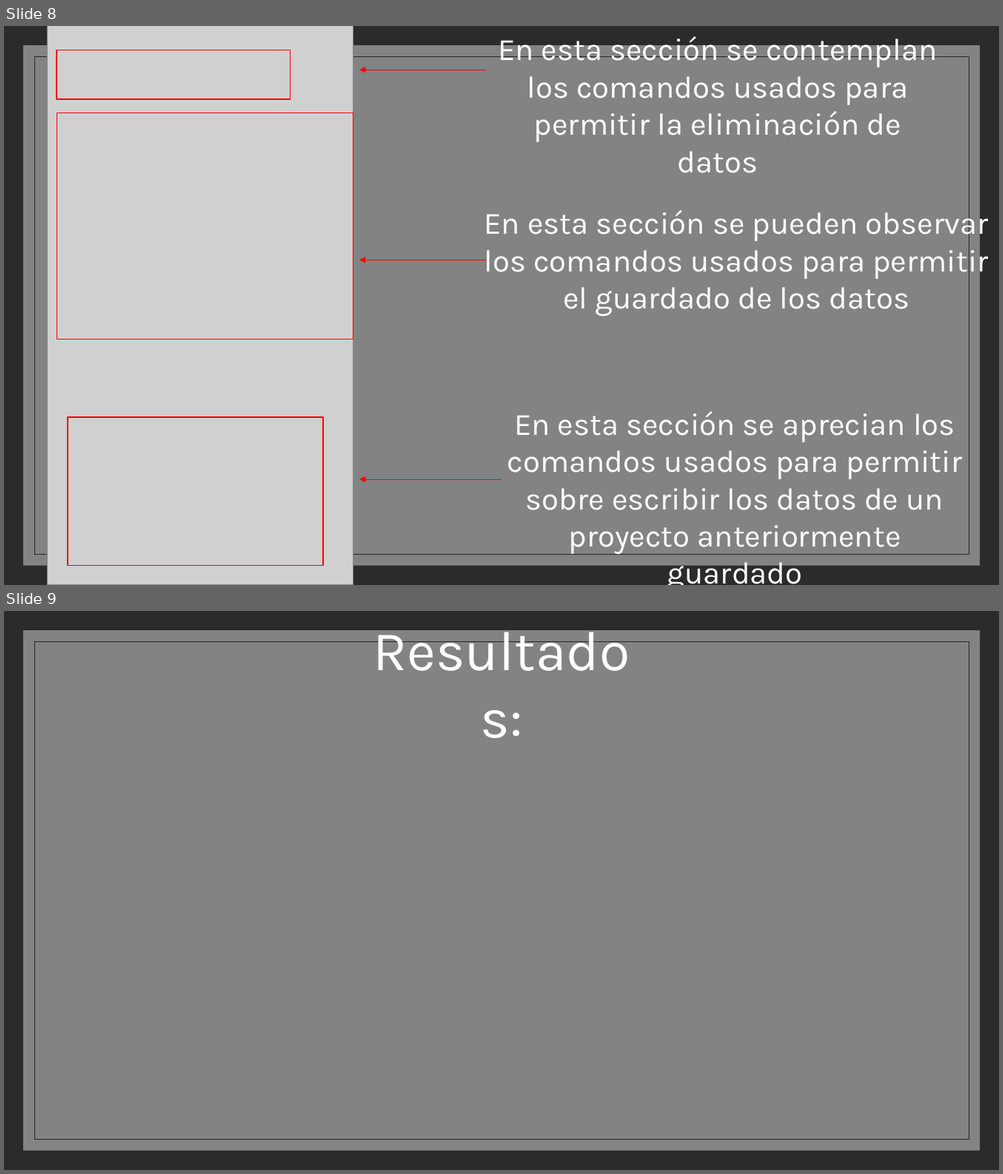
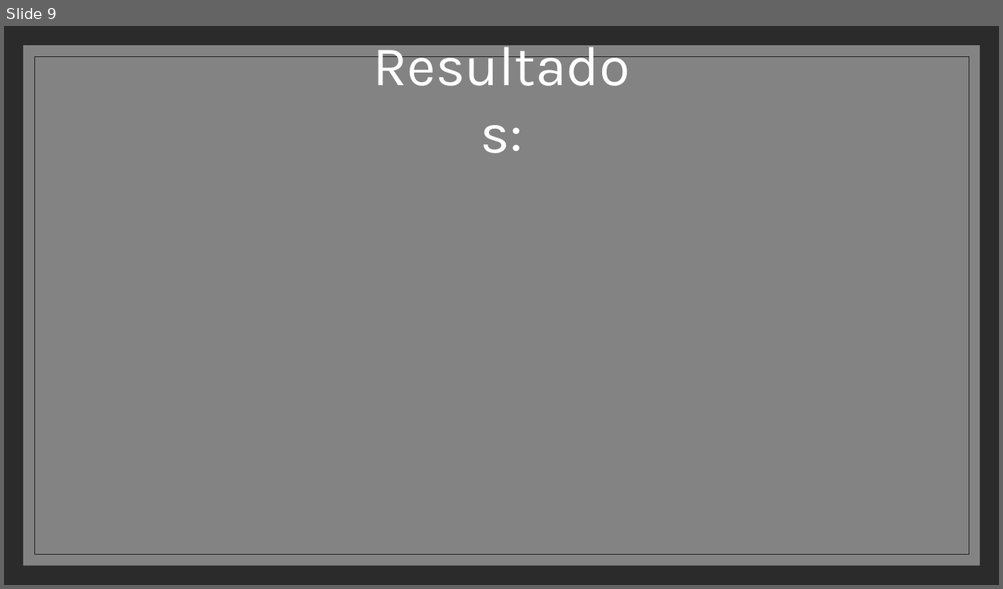
Before and after one commit to SIRVALICIO/TrabajoDeProgramacion, a slide deck: ptimera wpf/Proyecto de semestre.pptx. Shown one above the other, each under a label of ours: slides 8 and 9 before the commit, slide 9 after it. The pictures are 1003x1174 and 1003x589 pixels, drawn with LibreOffice and Linux fonts; fonts in the diff are those of the drawing; grey boxes stand for pictures; background and template pictures are left out; a plain dark background stands for a picture behind light text. Boxes give left, top, right and bottom in pixels: in the first picture for what was removed or moved away, otherwise in the second. Text is boxed around its words. In the diff, an @@ line names an element or a change of style, - is before the commit and + after.

```diff
--- a/ptimera wpf/Proyecto de semestre.pptx
+++ b/ptimera wpf/Proyecto de semestre.pptx
@@ slide 8 removed at [4,26,999,585], background picture (left out); not listed: 3 template elements that a slide beside it also shows @@
@@ picture removed at [47,26,353,585] @@
@@ text removed at [498,33,936,142] @@
-En esta sección se contemplan los comandos usados para permitir la eliminación de datos
@@ rectangle removed at [57,50,290,99] @@
@@ arrow removed from (486, 70) to (359, 70) @@
@@ rectangle removed at [57,113,353,340] @@
@@ text removed at [484,207,988,316] @@
-En esta sección se pueden observar los comandos usados para permitir el guardado de los datos
@@ arrow removed from (486, 261) to (359, 261) @@
@@ rectangle removed at [68,417,323,566] @@
@@ text removed at [507,412,962,555] @@
-En esta sección se aprecian los comandos usados para permitir sobre escribir los datos de un proyecto anteriormente guardado
@@ arrow removed from (502, 480) to (359, 480) @@
```
Also in this commit, not shown: 6 slides changed, 3 slides added, 2 other slides removed.
